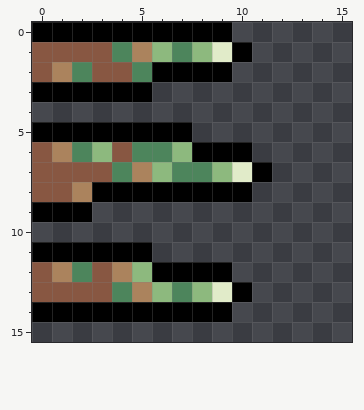
A pixel-art sprite gets an edit: Assets/_Sprites/_tutorial/tutorial_spikeRight2.png. The first picture shows the starting point.
The file is 16x16 pixels.
The same view after the edit:
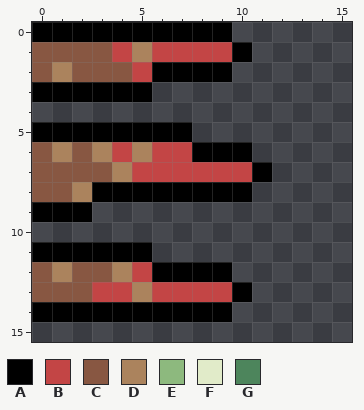
Palette (. is transparent): A #000000  B #c34545  C #885742  D #ab835d  E #8db97e  F #e1ebc9  G #4d855c
From old to new:
{"y":1,"x":4,"old":"G","new":"B"}
{"y":1,"x":6,"old":"EGEF","new":"BBBB"}
{"y":2,"x":2,"old":"G","new":"C"}
{"y":2,"x":5,"old":"G","new":"B"}
{"y":6,"x":2,"old":"GECGGE","new":"CDBDBB"}
{"y":7,"x":4,"old":"GDEGGEF","new":"DBBBBBB"}
{"y":12,"x":2,"old":"G","new":"C"}
{"y":12,"x":5,"old":"E","new":"B"}
{"y":13,"x":3,"old":"CG","new":"BB"}
{"y":13,"x":6,"old":"EGEF","new":"BBBB"}
